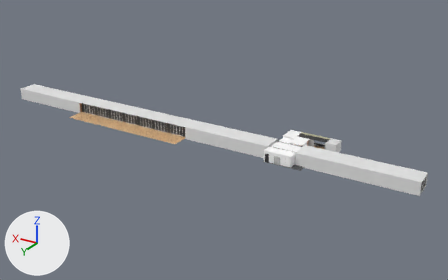
The FBX model Assets/_3D_Assets_/Valdebebas/pasillo_habitacion.FBX as it was, and as the next commit left it.
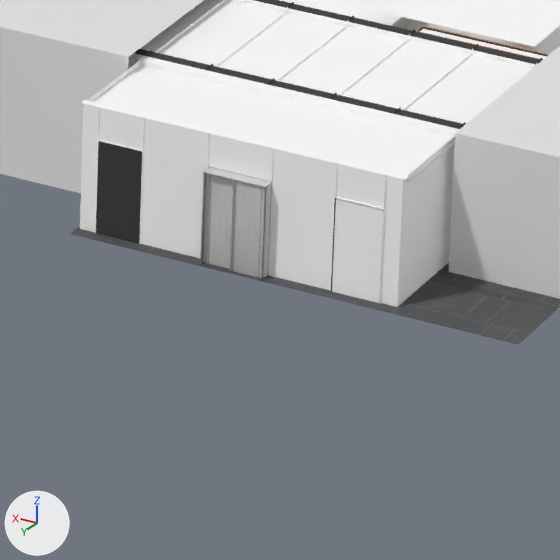
Old and new are each drawn whole from a 50 mm camera at (-67.9, 169.4, 79.2) aimed at (29.5, 7.1, -1.9) and again close up on the part from 57% to 68% of the width and 51% to 68% of the height. Arrows for +X, +Y and +Z are at lower left; the lights stay in place. Where no turn or scale is listed for an object, it has been applied to the vertices. Vertices at the same position are counted once.

In view in the first close-up: 'caja', 'descansillo', 'entrada', 'pared', 'suelo_pasillo', 'techo', 'techo_pasillo'.
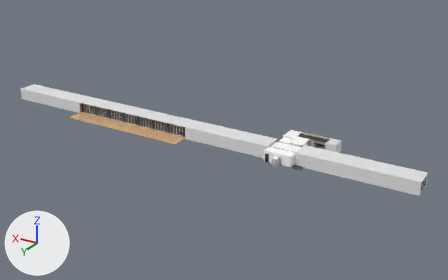
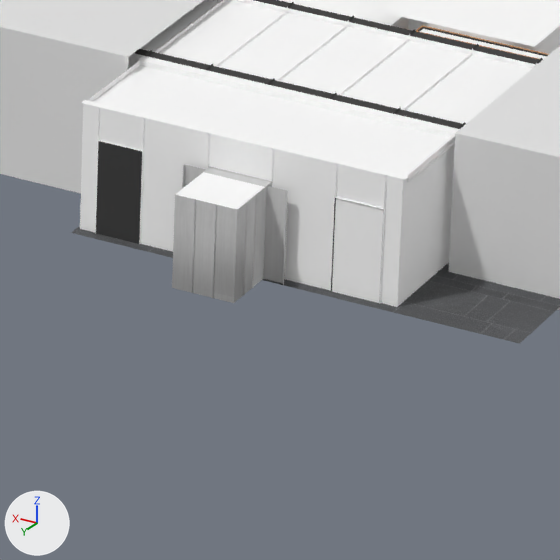
Boxes [x1, y1, x2, y2] around the edits, measured in the close-ups (560 x 560 px):
part 1 of me_mesh_018, built on: before [202, 166, 272, 279]; after [172, 165, 288, 303]

Patch to the scene script:
```diff
--- a/Assets/_3D_Assets_/Valdebebas/pasillo_habitacion.FBX.py
+++ b/Assets/_3D_Assets_/Valdebebas/pasillo_habitacion.FBX.py
@@ me_mesh_018 @@
 # used by ob_descansillo; location = (-8.8, 15.17, 0.0)
-me_mesh_018.from_pydata(...)  # 312 vertices, 442 faces; spans x 0.0..17.7, y 0.0..3.8, z 0.0..3.5
+me_mesh_018.from_pydata(...)  # 420 vertices, 614 faces; spans x 0.0..17.7, y 0.0..5.4, z 0.0..3.5
+# me_mesh_018 part 1
+# 4 faces are deleted
+# 8 vertices in x 13.1..14.0, y 3.6..3.7, z 0.0..2.6 move by (0.6, 0.0, 0.0)
+# 8 vertices in x 12.3..13.2, y 3.7..3.8, z 0.0..2.6 move by (-0.6, 0.0, 0.0)
+# 48 vertices are added at x 12.3..14.0, y 3.6..5.4, z 0.0..2.6
+# 6 new vertices lie (0.0, 0.0, 2.6) away from vertices in x 12.9..13.5, y 5.3..5.4, z 0.0
+# 6 new vertices lie (1.7, 0.0, 0.0) away from vertices in x 12.3, y 5.3, z 1.0
+# 58 new faces join them, mat_material__18879 (picture img_metal_names_diffuse_png)
+# 14 new faces join them, mat_blanco (white #ffffff)
+# 14 new faces join them, mat_sulo_bano (picture img_suelo_bano_jpg)
+# 22 new faces join them, mat_metal (light grey #dcdcdc)
 me_mesh_018.materials.append(mat_blanco)
@@ me_mesh_018 @@
 me_mesh_018.materials.append(mat_material__18879)
+me_mesh_018.materials.append(mat_sulo_bano)  # picture img_suelo_bano_jpg
```
